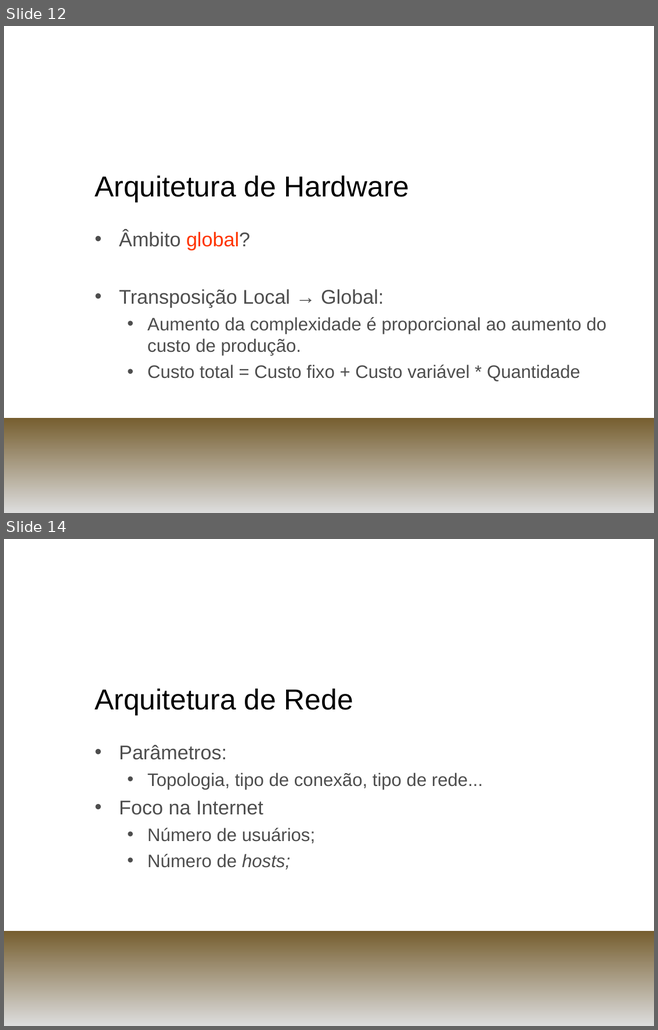
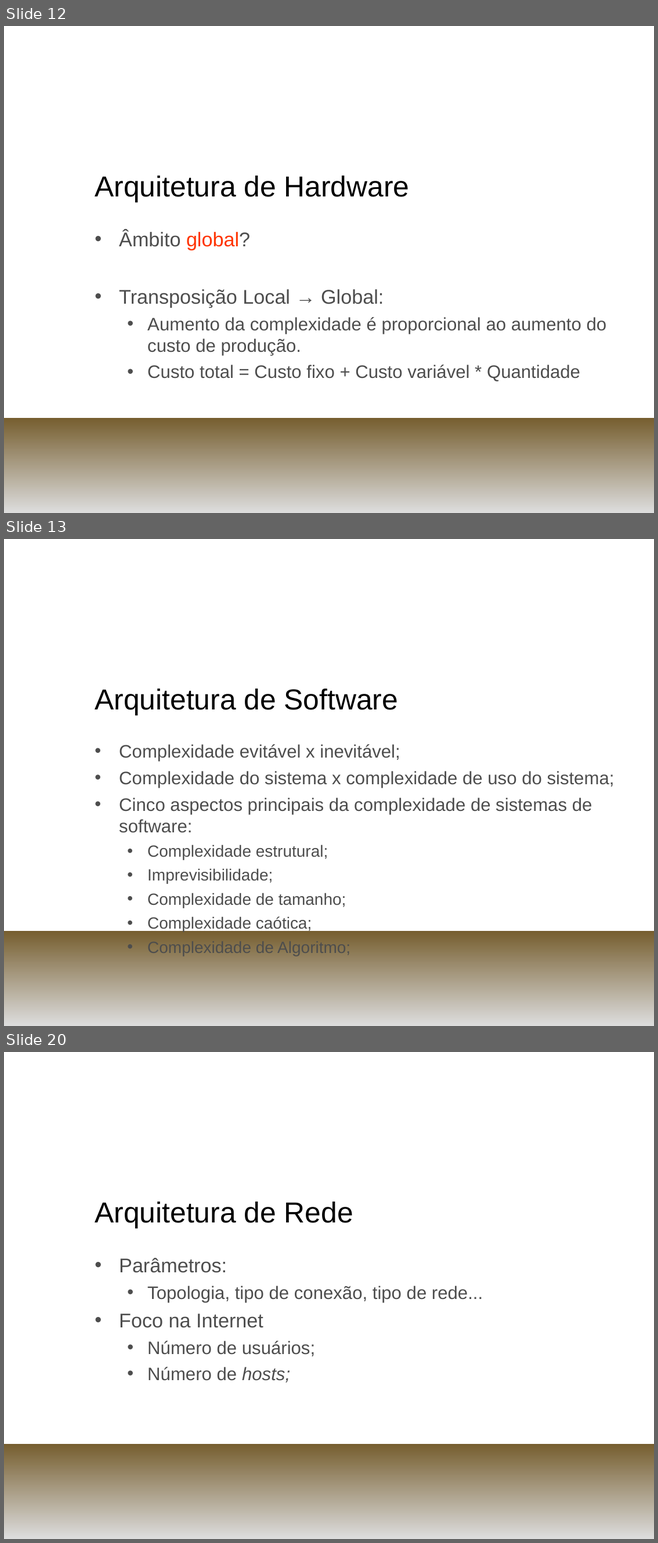
Before and after one commit to henriquekano/horie-dev, a slide deck: trunk/Documents/PCS 2058 - Engenharia de Informação/Systems Complexity/parv.ppt. Shown one above the other, each under a label of ours: slides 12 and 14 before the commit, slides 12, 13 and 20 after it; the slides between them are not shown. The pictures are 658x1030 and 658x1543 pixels, drawn with LibreOffice and Linux fonts; fonts in the diff are those of the drawing; background and template pictures are left out. Boxes give left, top, right and bottom in pixels: in the first picture for what was removed or moved away, otherwise in the second. Text is boxed around its words. In the diff, an @@ line names an element or a change of style, - is before the commit and + after.

```diff
--- a/trunk/Documents/PCS 2058 - Engenharia de Informação/Systems Complexity/parv.ppt
+++ b/trunk/Documents/PCS 2058 - Engenharia de Informação/Systems Complexity/parv.ppt
@@ slide 13 added at box(4, 539, 654, 1026), background picture (left out); not listed: 1 template element that a slide beside it also shows @@
@@ title added at box(94, 689, 398, 715), 32 pt, text #000000 @@
+Arquitetura de Software
@@ text added at box(119, 744, 614, 956), 20 pt, text #4D4D4D @@
+• Complexidade evitável x inevitável;
+• Complexidade do sistema x complexidade de uso do sistema;
+• Cinco aspectos principais da complexidade de sistemas de software:
+  • Complexidade estrutural;
+  • Imprevisibilidade;
+  • Complexidade de tamanho;
+  • Complexidade caótica;
+  • Complexidade de Algoritmo;
@@ what was slide 14 is now slide 20 @@
```
Also in this commit, not shown: 6 other slides added, 1 slide removed.
